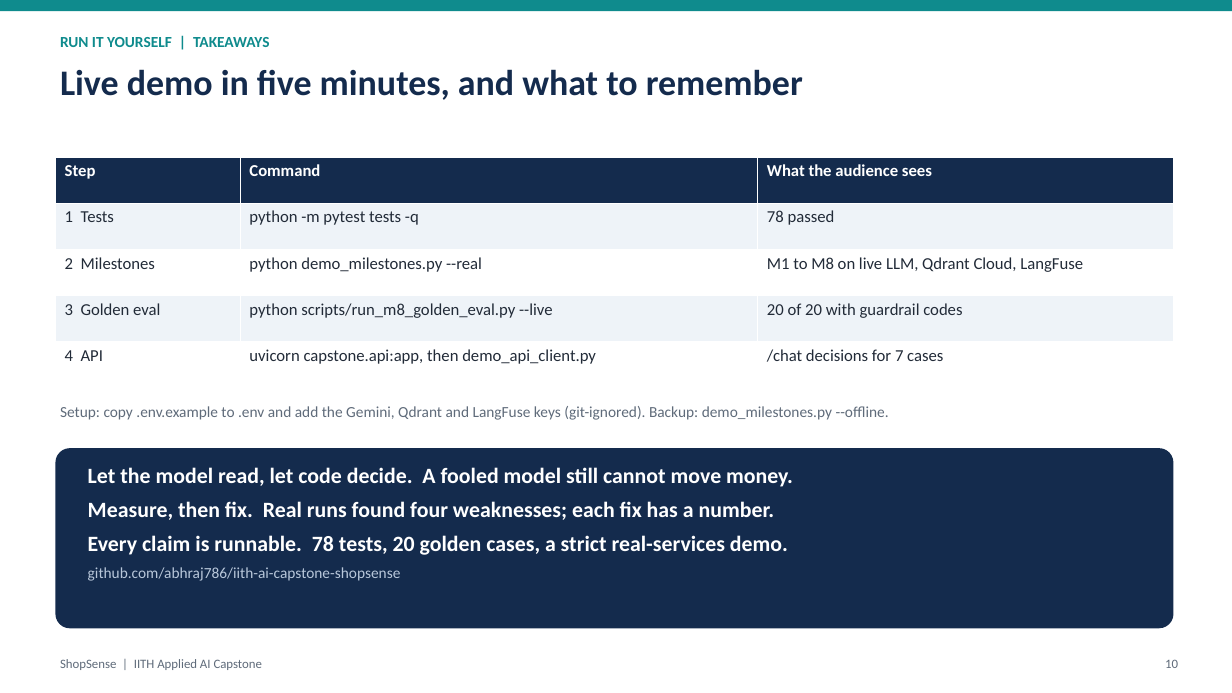
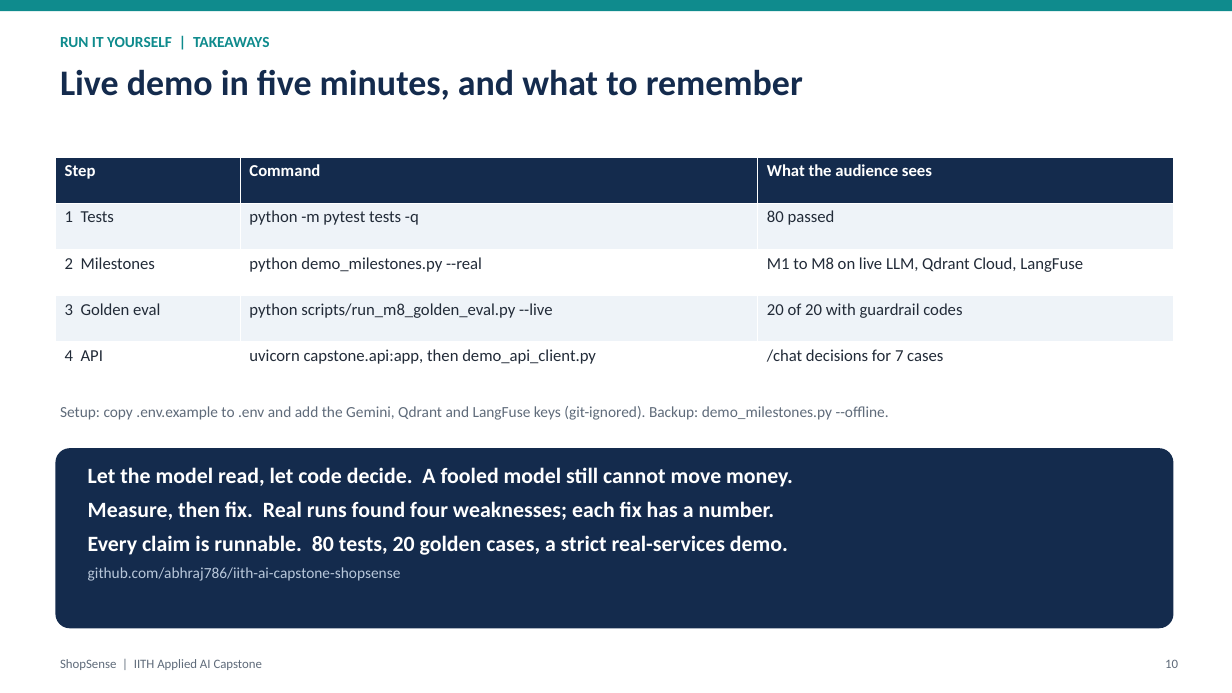
Before and after one commit to abhraj786/iith-ai-capstone-shopsense, a slide deck: slide 10 of docs/deck/iith-ai-capstone-shopsense.pptx. Drawn at 1232x693 pixels with LibreOffice and Linux fonts; fonts in the diff are those of the drawing. Boxes give left, top, right and bottom in pixels: in the first picture for what was removed or moved away, otherwise in the second. Text is boxed around its words. In the diff, an @@ line names an element or a change of style, - is before the commit and + after.

```diff
--- a/docs/deck/iith-ai-capstone-shopsense.pptx
+++ b/docs/deck/iith-ai-capstone-shopsense.pptx
@@ table at bbox=[55, 157, 1174, 388] @@
-row 2, column 3: 78 passed
+row 2, column 3: 80 passed
@@ text at bbox=[88, 535, 788, 555]: text changed @@
-Every claim is runnable. 78 tests, 20 golden cases, a strict real-services demo.
+Every claim is runnable. 80 tests, 20 golden cases, a strict real-services demo.
```
Also in this commit, not shown: 2 other slides changed, 7 other files.
